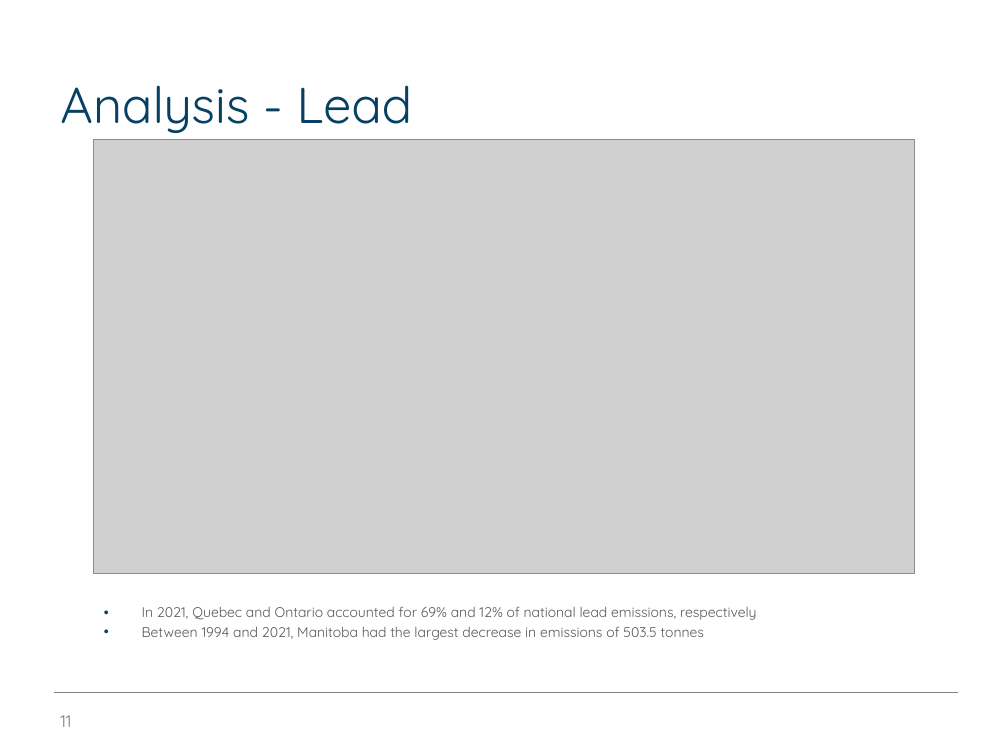
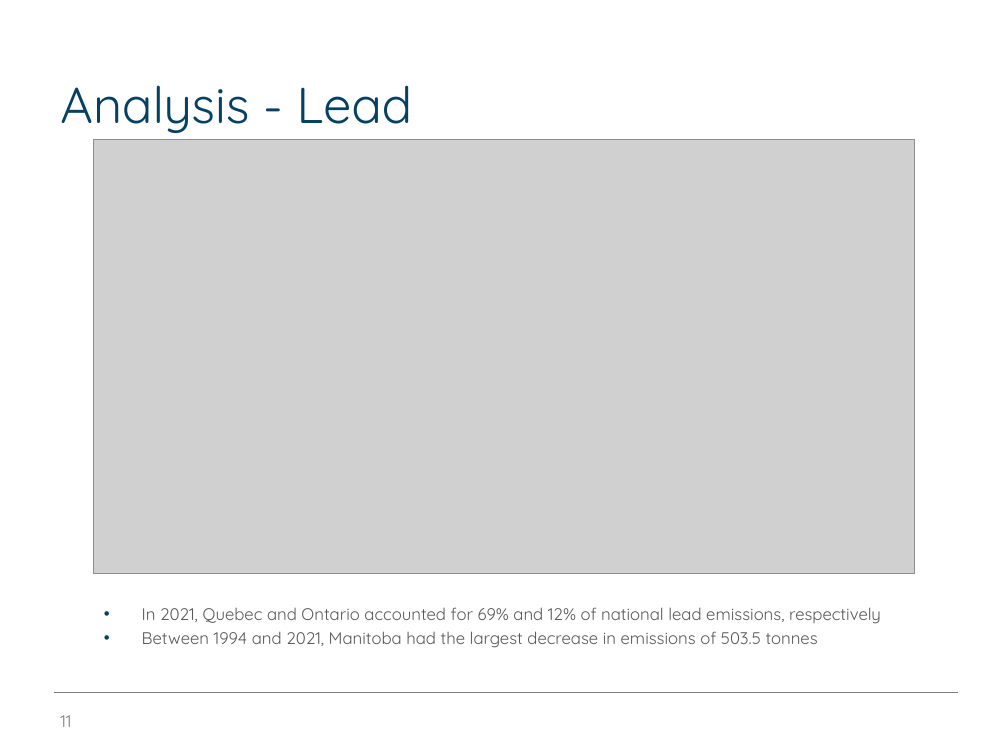
Before and after one commit to edimaudo/hackathon_coding_challenges, a slide deck: slide 11 of open_data_platform_hackathon/osdp_deck.pptx. Drawn at 1008x756 pixels with LibreOffice and Linux fonts; fonts in the diff are those of the drawing; grey boxes stand for pictures; background and template pictures are left out. Boxes give left, top, right and bottom in pixels: in the first picture for what was removed or moved away, otherwise in the second. Text is boxed around its words. In the diff, an @@ line names an element or a change of style, - is before the commit and + after.

```diff
--- a/open_data_platform_hackathon/osdp_deck.pptx
+++ b/open_data_platform_hackathon/osdp_deck.pptx
@@ text "In 2021, Quebec and Ontario ..." at (142,607,881,648): size 10 to 12 pt @@
```
Also in this commit, not shown: 12 other slides changed.
